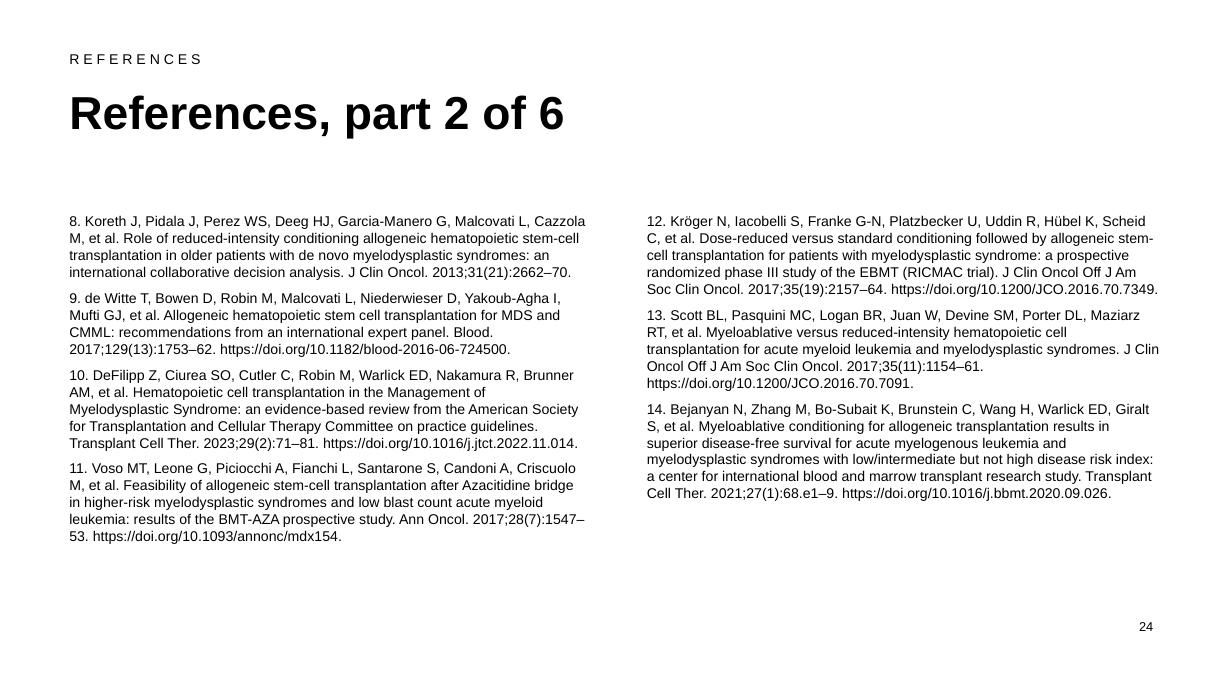
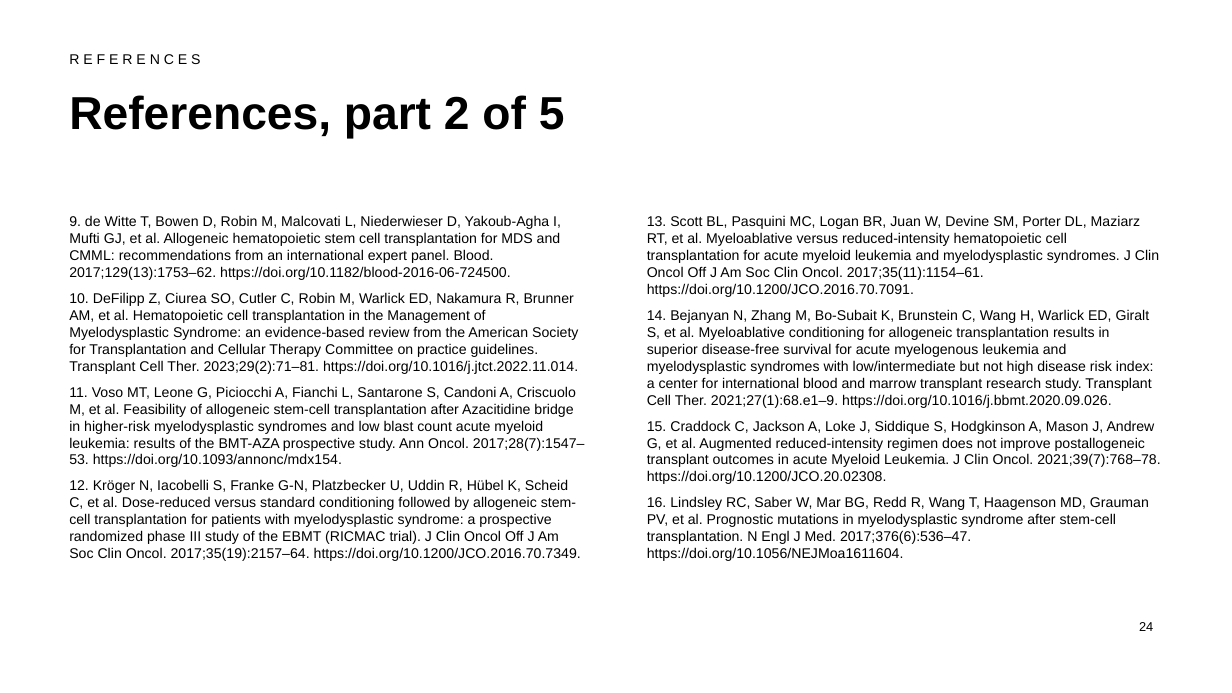
Before and after one commit to htlin222/ebmt-handbook-skill, a slide deck: slide 24 of slides/decks/s23-mds-mds-mpn.pptx. Drawn at 1232x693 pixels with LibreOffice and Linux fonts; fonts in the diff are those of the drawing. Boxes give left, top, right and bottom in pixels: in the first picture for what was removed or moved away, otherwise in the second. Text is boxed around its words. In the diff, an @@ line names an element or a change of style, - is before the commit and + after.

```diff
--- a/slides/decks/s23-mds-mds-mpn.pptx
+++ b/slides/decks/s23-mds-mds-mpn.pptx
@@ title at bbox=[69, 95, 565, 139]: text changed @@
-References, part 2 of 6
+References, part 2 of 5
@@ text at bbox=[69, 215, 585, 280]: paragraph removed @@
-8. Koreth J, Pidala J, Perez WS, Deeg HJ, Garcia-Manero G, Malcovati L, Cazzola M, et al. Role of reduced-intensity conditioning allogeneic hematopoietic stem-cell transplantation in older patients with de novo myelodysplastic syndromes: an international collaborative decision analysis. J Clin Oncol. 2013;31(21):2662–70.
@@ text at bbox=[647, 215, 1158, 297]: paragraph removed @@
-12. Kröger N, Iacobelli S, Franke G-N, Platzbecker U, Uddin R, Hübel K, Scheid C, et al. Dose-reduced versus standard conditioning followed by allogeneic stem-cell transplantation for patients with myelodysplastic syndrome: a prospective randomized phase III study of the EBMT (RICMAC trial). J Clin Oncol Off J Am Soc Clin Oncol. 2017;35(19):2157–64. https://doi.org/10.1200/JCO.2016.70.7349.
@@ text at bbox=[647, 420, 1160, 561]: paragraphs added @@
+15. Craddock C, Jackson A, Loke J, Siddique S, Hodgkinson A, Mason J, Andrew G, et al. Augmented reduced-intensity regimen does not improve postallogeneic transplant outcomes in acute Myeloid Leukemia. J Clin Oncol. 2021;39(7):768–78. https://doi.org/10.1200/JCO.20.02308.
+16. Lindsley RC, Saber W, Mar BG, Redd R, Wang T, Haagenson MD, Grauman PV, et al. Prognostic mutations in myelodysplastic syndrome after stem-cell transplantation. N Engl J Med. 2017;376(6):536–47. https://doi.org/10.1056/NEJMoa1611604.
@@ text at bbox=[69, 479, 581, 561]: paragraph added @@
+12. Kröger N, Iacobelli S, Franke G-N, Platzbecker U, Uddin R, Hübel K, Scheid C, et al. Dose-reduced versus standard conditioning followed by allogeneic stem-cell transplantation for patients with myelodysplastic syndrome: a prospective randomized phase III study of the EBMT (RICMAC trial). J Clin Oncol Off J Am Soc Clin Oncol. 2017;35(19):2157–64. https://doi.org/10.1200/JCO.2016.70.7349.
```
Also in this commit, not shown: 4 other slides changed, 1 slide removed, 18 other files.
